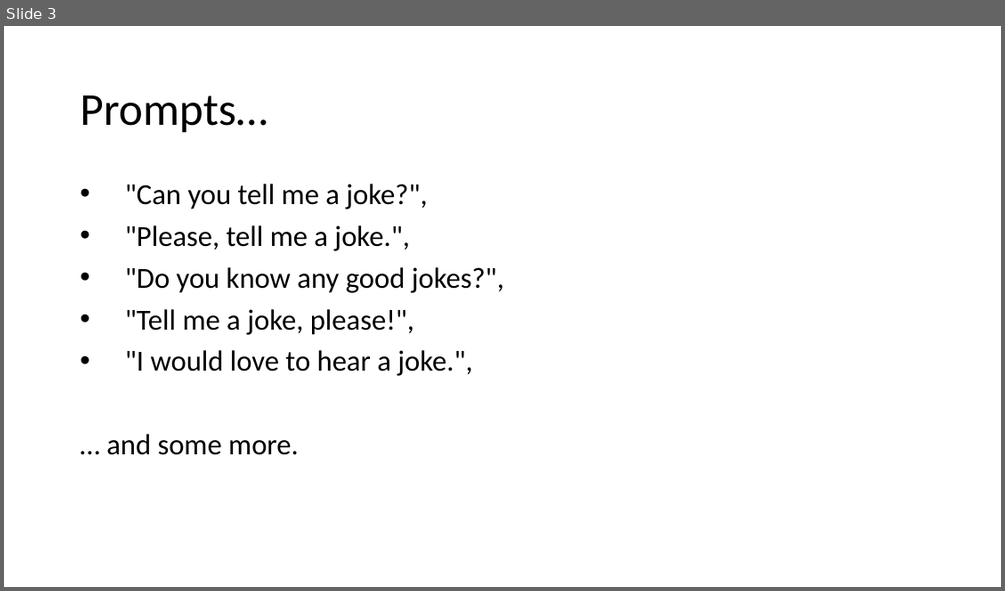
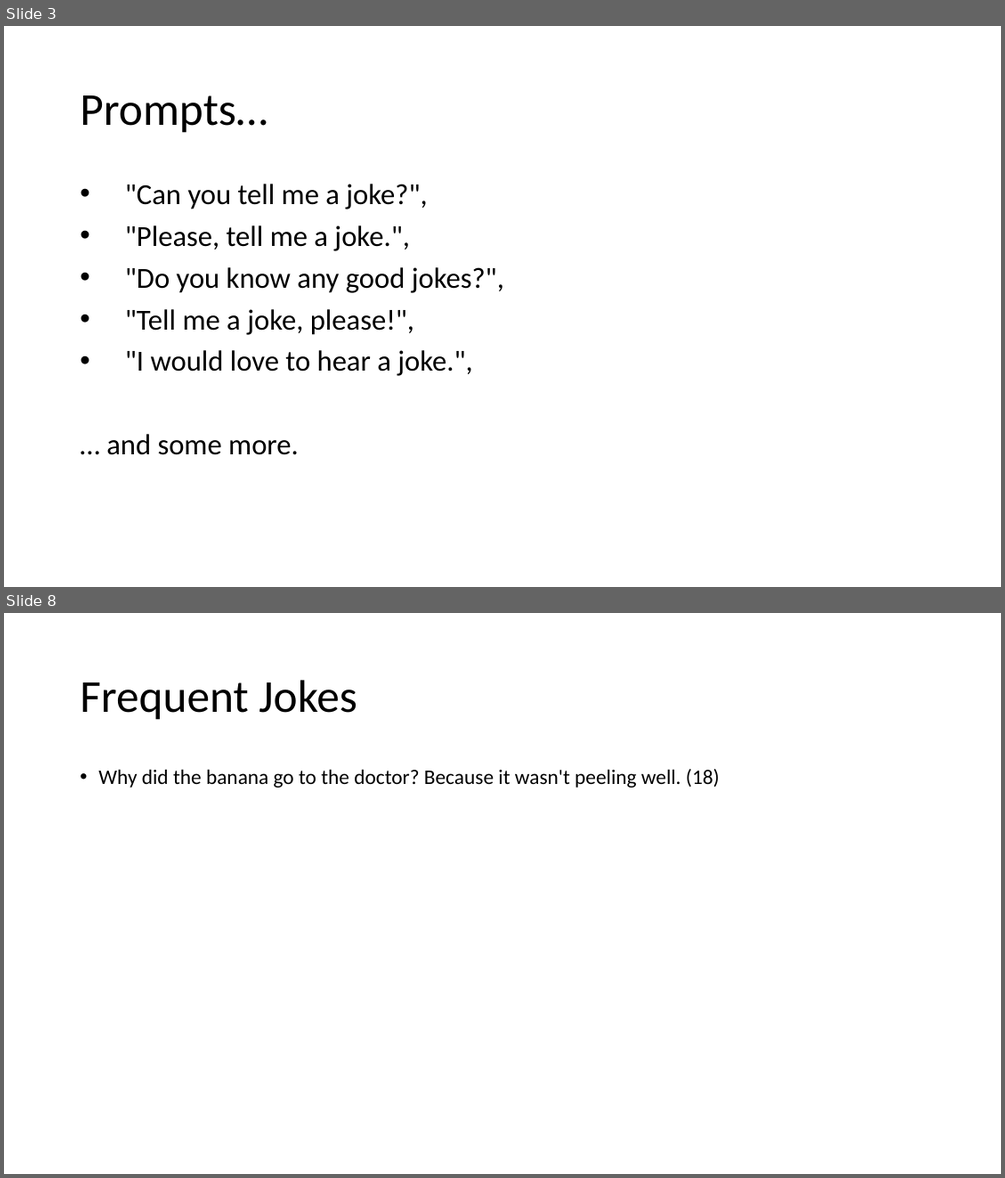
Before and after one commit to sciphie/JokeGPT, a slide deck: ChatGPT is fun –.pptm. Shown one above the other, each under a label of ours: slide 3 before the commit, slides 3 and 8 after it; the slides between them are not shown. The pictures are 1005x591 and 1005x1178 pixels, drawn with LibreOffice and Linux fonts; fonts in the diff are those of the drawing. Boxes give left, top, right and bottom in pixels: in the first picture for what was removed or moved away, otherwise in the second. Text is boxed around its words. In the diff, an @@ line names an element or a change of style, - is before the commit and + after.

```diff
--- a/ChatGPT is fun –.pptm
+++ b/ChatGPT is fun –.pptm
@@ slide 8 added at [4,613,1001,1174], background #FFFFFF @@
@@ title added at [80,680,357,720], 44 pt, text #000000 @@
+Frequent Jokes
@@ text added at [98,769,720,787], 20 pt, text #000000 @@
+• Why did the banana go to the doctor? Because it wasn't peeling well. (18)
```
Also in this commit, not shown: 1 slide changed, 6 other slides added, 2 slides removed, 4 other files.
